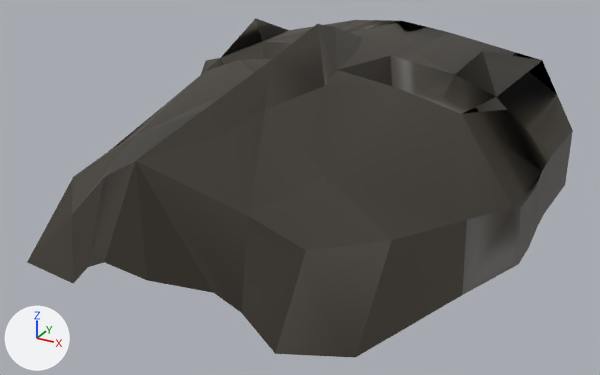
The FBX model Assets/Models/Races/Satyr/Mask_03.fbx: old version first, new version second.
Before and after are seen from a 50 mm lens placed at (16.4, -29.3, 22.4), pointed at (0.1, 0.4, 7.6). Every picture has the same lights, and +X, +Y and +Z are marked at lower left.

Objects in the first picture: 'Mask_03'.
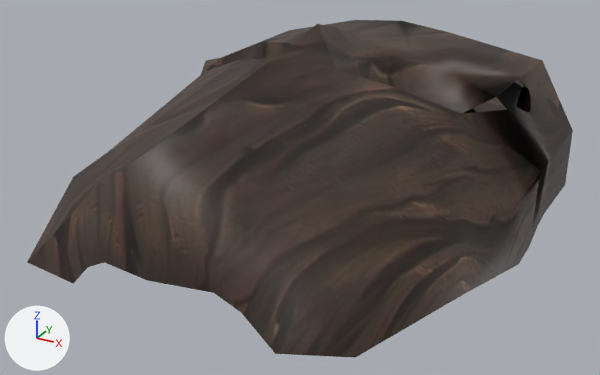
What changed in the scene script:
```text
Add img_magicwood_jpg:
    img_magicwood_jpg = load_image('MagicWood.jpg', '../../../Textures/Environment/SatyrVillage/MagicWood.jpg', 564, 564, 'sRGB')
Add mat_wood:
    mat_wood = principled_material('Wood')
    mat_wood.texture = img_magicwood_jpg
Change me_меш_002:
    used by ob_mask_03; location = (0.0, 0.0, 0.0)
    verts and faces of me_меш_002; kept vertices keep their numbers, new ones are numbered from 92
    before: 4 (-7.6, 12.9, 11.2) at pixel (289, 30), 20 (-7.3, 5.3, 11.4) at pixel (220, 57), 80 (-5.0, 5.7, 12.4) at pixel (262, 41), 86 (-6.1, 6.9, 13.2) at pixel (255, 18)
    before: 5 (7.2, 12.7, 11.4) at pixel (542, 60), 18 (7.0, 5.6, 11.4) at pixel (496, 96), 81 (5.0, 5.8, 12.0) at pixel (454, 74), 85 (5.9, 6.7, 13.0) at pixel (482, 51)
    remove me_меш_002.from_pydata(...)  # 92 vertices, 106 faces; spans x -9.9..9.4, y -10.4..12.9, z 4.9..14.5
    add me_меш_002.from_pydata(...)  # 90 vertices, 100 faces; spans x -9.9..9.4, y -10.4..12.9, z 4.9..14.5
    me_меш_002 part 1
    add delete_vertices([86])  # with the faces that use them
    me_меш_002 part 2
    add delete_vertices([85])  # with the faces that use them
    me_меш_002 part 3: 94 faces spanning x -9.9..9.4, y -10.4..12.9, z 4.9..14.5 switch from mat_материал_001 (picture img_maskbasemap_png) to mat_wood (picture img_magicwood_jpg)
```

Boxes [x1, y1, x2, y2] around the edits, measured in the pictures (600 x 375 px):
'Mask_03', reshaped
    before: [27, 18, 573, 358]
    after: [27, 20, 573, 358]
part 1 of me_меш_002, deleted (black)
    before: [222, 18, 289, 57]
part 2 of me_меш_002, deleted (black)
    before: [455, 51, 542, 97]
part 3 of me_меш_002, recoloured
    both: [34, 20, 561, 357]
